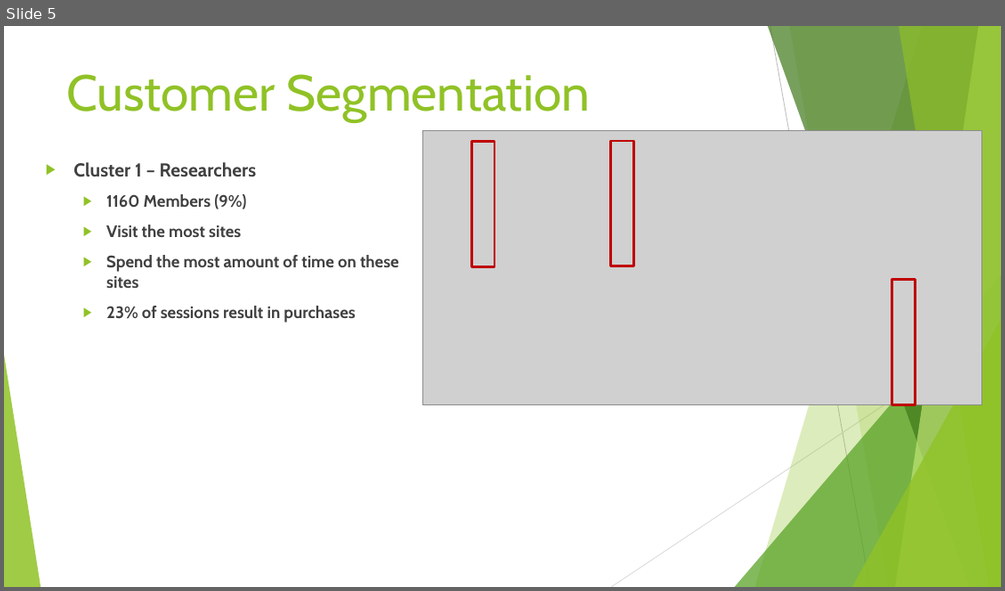
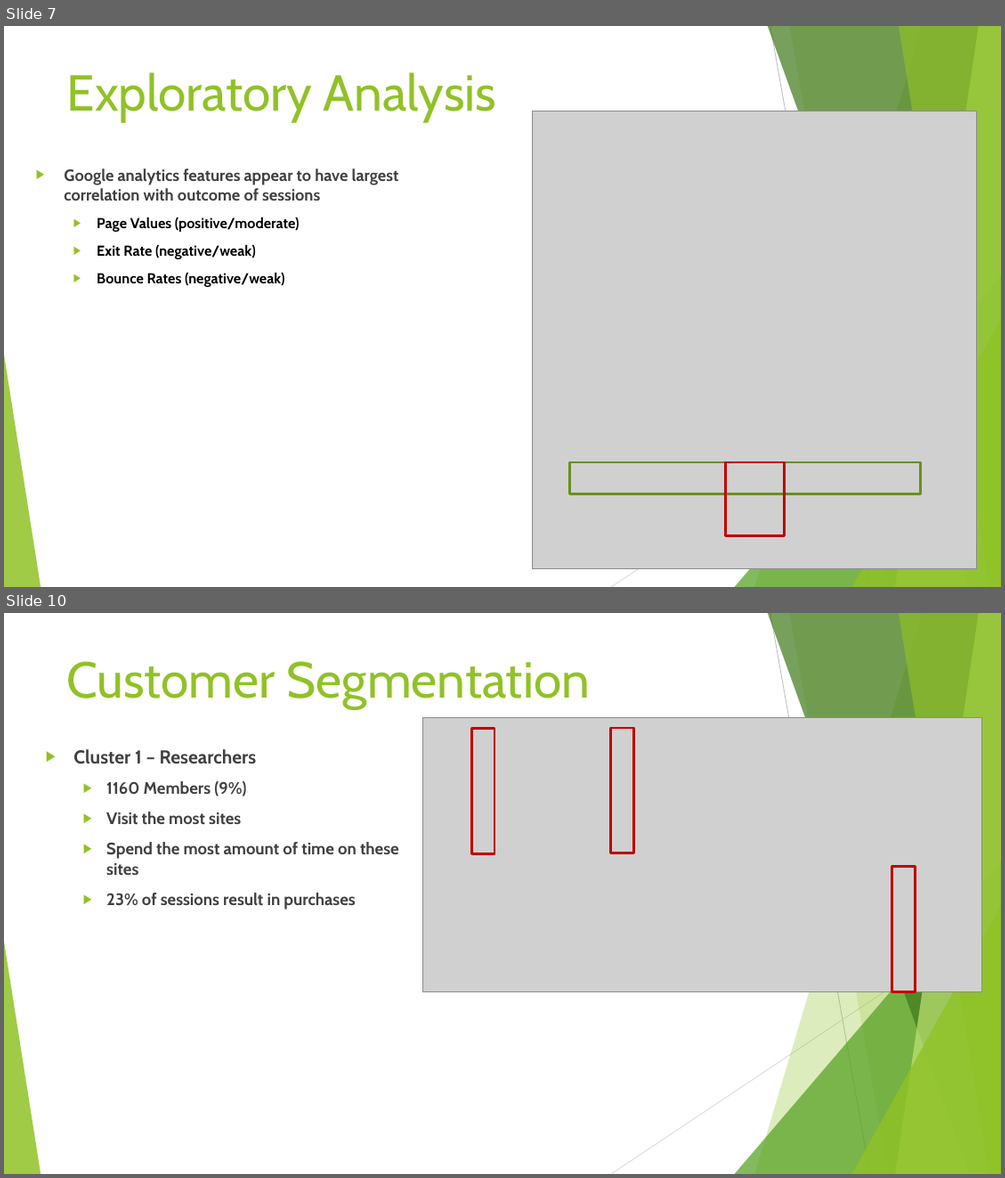
Before and after one commit to brock-ricker/Online-Shoppers-Purchasing-Intent, a slide deck: Online Shoppers Purchasing Intent Final.pptx. Shown one above the other, each under a label of ours: slide 5 before the commit, slides 7 and 10 after it; the slides between them are not shown. The pictures are 1005x591 and 1005x1178 pixels, drawn with LibreOffice and Linux fonts; fonts in the diff are those of the drawing; grey boxes stand for pictures. Boxes give left, top, right and bottom in pixels: in the first picture for what was removed or moved away, otherwise in the second. Text is boxed around its words. In the diff, an @@ line names an element or a change of style, - is before the commit and + after.

Commit message:
Uploaded final presentation for this project
Combined exploratory analysis presentation and Modeling presentation into one

```diff
--- a/Online Shoppers Purchasing Intent Final.pptx
+++ b/Online Shoppers Purchasing Intent Final.pptx
@@ slide 7 added at box(4, 26, 1001, 587), background #FFFFFF; not listed: 10 template elements that a slide beside it also shows @@
@@ title added at box(67, 72, 496, 122), 48.6 pt, text #90C226 @@
+Exploratory Analysis
@@ picture added at box(532, 111, 976, 569) @@
@@ text added at box(64, 168, 399, 287), 13.9 pt, text #000000, bold @@
+▶ Google analytics features appear to have largest correlation with outcome of sessions
+  ▶ Page Values (positive/moderate)
+  ▶ Exit Rate (negative/weak)
+  ▶ Bounce Rates (negative/weak)
@@ rectangle added at box(570, 462, 921, 493), outline #6B901C 2.5 pt @@
@@ rectangle added at box(726, 462, 784, 535), outline #C00000 2.5 pt @@
@@ what was slide 5 is now slide 10 @@
```
Also in this commit, not shown: 5 slides changed, 4 other slides added.
